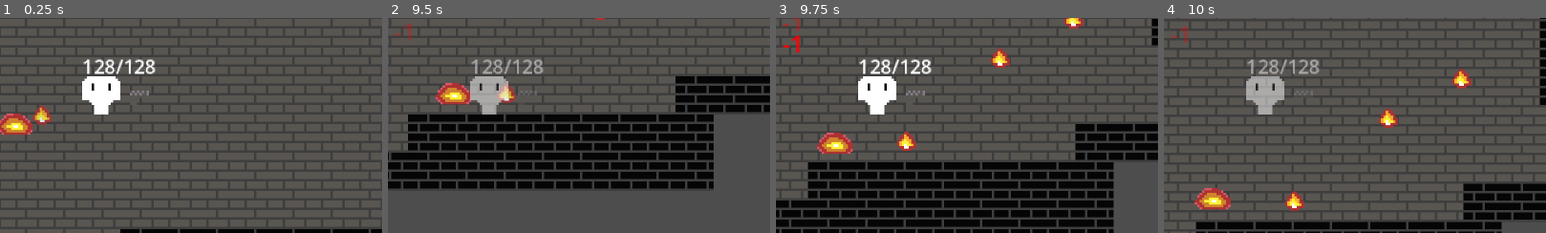
Above: before the commit, frames 1-4 (left to right).
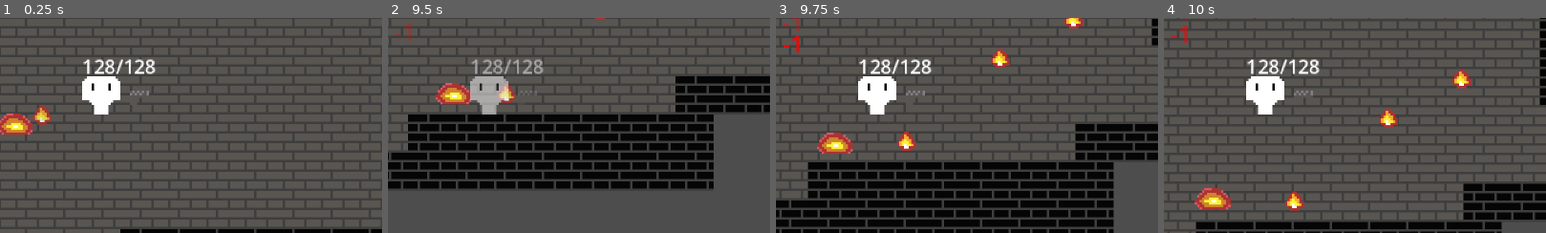
Above: after the commit, the same moments.

Repository: Kimbix/gun-factory-game
Game: Godot game, scene res://main.tscn
Same seed, same stepped clock (60 frames per second), same inputs: the game is played once before the commit and once after it.
Inputs (mouse positions are % of the whole screen's width and height, from its top left):
- Up to frame 1 (0.25 s): no input
- Up to frame 2 (9.5 s): tap Enter at 0.5, 8.85 s; move the mouse to (72, 45) at 0.52 s; press the mouse at (72, 45) at 0.53 s; hold D (move_right) 0.53-1.28 s; move the mouse to (30, 55) at 1.27 s; release the mouse at (30, 55) at 1.28 s; hold S (move_down) 1.28-2.03 s; tap E (interact) at 1.35 s; move the mouse to (60, 28) at 2.02 s; hold D (move_right) 2.03-2.78 s; tap 1 at 2.1 s; tap Space at 2.75 s; move the mouse to (45, 70) at 2.77 s; hold W (move_up) 2.78-3.53 s; tap 2 at 2.85 s; move the mouse to (80, 65) at 3.52 s; hold A (move_left) 3.53-5.03 s; tap 3 at 3.6 s; move the mouse to (20, 35) at 4.27 s; tap 4 at 4.35 s; move the mouse to (55, 50) at 5.02 s; hold S (move_down) 5.03-5.78 s; tap 5 at 5.1 s; move the mouse to (35, 25) at 5.77 s; hold D (move_right) 5.78-6.53 s; tap 6 at 5.85 s; move the mouse to (72, 45) at 6.52 s; hold W (move_up) 6.53-7.28 s; tap 7 at 6.6 s; move the mouse to (30, 55) at 7.27 s; hold D (move_right) 7.28-8.03 s; tap 8 at 7.35 s; move the mouse to (60, 28) at 8.02 s; hold S (move_down) 8.03-8.78 s; tap R at 8.1 s; move the mouse to (45, 70) at 8.77 s; hold A (move_left) from 8.78 s (still down)
- Up to frame 3 (9.75 s): move the mouse to (80, 65) at 9.52 s; release A (move_left) at 9.53 s; hold W (move_up) from 9.53 s (still down); tap Keypad Enter at 9.6 s
- Up to frame 4 (10 s): keep holding W (move_up)
The pictures show only the part of the screen within x 37-87%, y 32-82%; the shares and areas given below are measured in that part.

Frames 1-3 are identical in both runs. In frame 4, 2.1% of the frame differs, in the area x 2-41%, y 3-45%.
Error after the commit: Parse Error: Identifier "PROCESS_MODE_WHEN_EMPTY" not declared in the current scope. (res://scripts/enemies/components/hit_flash.gd:12)

Commit message:
extract HitFlash component; remove all inline hit flash and contact damage from enemy scripts

Diff:
--- a/chase_enemy.tscn
+++ b/chase_enemy.tscn
@@ -4,6 +4,7 @@
 [ext_resource type="Script" uid="uid://8f3oh400dxsn" path="res://scripts/enemies/chase_enemy.gd" id="2"]
 [ext_resource type="Script" path="res://scripts/enemies/components/contact_damage.gd" id="3"]
 [ext_resource type="Script" path="res://scripts/enemies/components/spawn_coins_on_death.gd" id="4"]
+[ext_resource type="Script" path="res://scripts/enemies/components/hit_flash.gd" id="5"]
 
 [sub_resource type="RectangleShape2D" id="RectShape"]
 size = Vector2(14, 8)
@@ -23,3 +24,6 @@
 
 [node name="SpawnCoinsOnDeath" type="Node" parent="."]
 script = ExtResource("4")
+
+[node name="HitFlash" type="Node" parent="."]
+script = ExtResource("5")
--- a/magic_enemy.tscn
+++ b/magic_enemy.tscn
@@ -3,6 +3,8 @@
 [ext_resource type="Texture2D" path="res://assets/entities/spr_magicEnemy.png" id="1"]
 [ext_resource type="Script" path="res://scripts/enemies/magic_enemy.gd" id="2"]
 [ext_resource type="Script" path="res://scripts/enemies/components/spawn_coins_on_death.gd" id="3"]
+[ext_resource type="Script" path="res://scripts/enemies/components/contact_damage.gd" id="4"]
+[ext_resource type="Script" path="res://scripts/enemies/components/hit_flash.gd" id="5"]
 
 [sub_resource type="RectangleShape2D" id="RectShape"]
 size = Vector2(16, 16)
@@ -20,3 +22,9 @@
 
 [node name="SpawnCoinsOnDeath" type="Node" parent="."]
 script = ExtResource("3")
+
+[node name="ContactDamage" type="Node" parent="."]
+script = ExtResource("4")
+
+[node name="HitFlash" type="Node" parent="."]
+script = ExtResource("5")
--- a/scripts/enemies/base_enemy.gd
+++ b/scripts/enemies/base_enemy.gd
@@ -8,7 +8,6 @@
 
 var health: float
 var player: Node2D
-var _hit_flash_timer: float = 0.0
 
 
 func _ready() -> void:
@@ -35,7 +34,6 @@
 func hit(stats: Dictionary) -> void:
 	var dmg: float = stats.get("damage", 1.0) + stats.get("damage_bonus", 0.0)
 	health -= dmg
-	_hit_flash_timer = 0.15
 	was_hit.emit(dmg)
 	if health <= 0.0:
 		call_deferred(&"_die")
@@ -44,11 +42,3 @@
 func _die() -> void:
 	died.emit()
 	queue_free()
-
-
-func _update_hit_flash(delta: float) -> void:
-	if _hit_flash_timer > 0.0:
-		_hit_flash_timer -= delta
-		modulate = Color.WHITE.lerp(Color.RED, _hit_flash_timer / 0.15)
-	elif modulate != Color.WHITE:
-		modulate = Color.WHITE
--- a/scripts/enemies/chase_enemy.gd
+++ b/scripts/enemies/chase_enemy.gd
@@ -9,8 +9,6 @@
 
 
 func _physics_process(delta: float) -> void:
-	_update_hit_flash(delta)
-
 	if player == null:
 		return
 
--- /dev/null
+++ b/scripts/enemies/components/hit_flash.gd
@@ -0,0 +1,34 @@
+class_name HitFlash
+extends Node
+
+var _timer: float = 0.0
+
+
+func _ready() -> void:
+	var enemy := get_parent() as BaseEnemy
+	if enemy != null:
+		enemy.was_hit.connect(_on_hit)
+		enemy.ready.connect(_sync_modulate, CONNECT_ONE_SHOT)
+	process_mode = PROCESS_MODE_WHEN_EMPTY
+
+
+func _sync_modulate() -> void:
+	var enemy := get_parent() as BaseEnemy
+	if enemy != null and enemy.modulate != Color.WHITE:
+		enemy.modulate = Color.WHITE
+
+
+func _on_hit(_amount: float) -> void:
+	_timer = 0.15
+
+
+func _process(delta: float) -> void:
+	if _timer <= 0.0:
+		return
+	_timer -= delta
+	var enemy := get_parent() as BaseEnemy
+	if enemy == null:
+		return
+	enemy.modulate = Color.WHITE.lerp(Color.RED, _timer / 0.15)
+	if _timer <= 0.0:
+		enemy.modulate = Color.WHITE
--- a/scripts/enemies/magic_enemy.gd
+++ b/scripts/enemies/magic_enemy.gd
@@ -5,10 +5,7 @@
 @export var slow_radius: float = 250.0
 
 var _gun: Node2D
-var _contact_timer: float = 0.0
 var _debuff_applied: bool = false
-
-const CONTACT_COOLDOWN := 0.5
 
 
 func _ready() -> void:
@@ -18,10 +15,6 @@
 
 
 func _physics_process(delta: float) -> void:
-	_update_hit_flash(delta)
-
-	_contact_timer = maxf(_contact_timer - delta, 0.0)
-
 	if player == null:
 		return
 
@@ -36,12 +29,6 @@
 		velocity = strafe * speed * side + dir.normalized() * speed * 0.3
 
 	move_and_slide()
-
-	for i in get_slide_collision_count():
-		var col := get_slide_collision(i)
-		if col.get_collider() is Player and _contact_timer <= 0.0:
-			_contact_timer = CONTACT_COOLDOWN
-			col.get_collider().take_damage(1.0)
 
 	if not _debuff_applied and dist <= slow_radius and _gun != null and _gun.has_method(&"apply_slow"):
 		_gun.apply_slow()
--- a/scripts/enemies/shoot_enemy.gd
+++ b/scripts/enemies/shoot_enemy.gd
@@ -15,8 +15,6 @@
 
 
 func _physics_process(delta: float) -> void:
-	_update_hit_flash(delta)
-
 	if player == null:
 		return
 
--- a/scripts/enemies/slime_enemy.gd
+++ b/scripts/enemies/slime_enemy.gd
@@ -4,12 +4,10 @@
 @export var speed: float = 50.0
 @export var fire_interval: float = 1.5
 
-var _contact_timer: float = 0.0
 var _direction_timer: float = 0.0
 var _fire_timer: float = 0.0
 var _move_dir: Vector2
 
-const CONTACT_COOLDOWN := 0.5
 const DIRECTION_CHANGE := 2.0
 const SLIME_FIRE := preload("res://slime_fire.tscn")
 
@@ -25,9 +23,6 @@
 
 
 func _physics_process(delta: float) -> void:
-	_update_hit_flash(delta)
-
-	_contact_timer = maxf(_contact_timer - delta, 0.0)
 	_fire_timer -= delta
 	_direction_timer -= delta
 
@@ -40,12 +35,6 @@
 
 	if _move_dir.length() > 0.0 and get_slide_collision_count() > 0:
 		_move_dir = -_move_dir
-
-	for i in get_slide_collision_count():
-		var col := get_slide_collision(i)
-		if col.get_collider() is Player and _contact_timer <= 0.0:
-			_contact_timer = CONTACT_COOLDOWN
-			col.get_collider().take_damage(1.0)
 
 	if _fire_timer <= 0.0:
 		_fire_timer = fire_interval + randf_range(-0.3, 0.3)
--- a/shoot_enemy.tscn
+++ b/shoot_enemy.tscn
@@ -3,6 +3,7 @@
 [ext_resource type="Texture2D" path="res://assets/entities/spr_shootEnemy.png" id="1"]
 [ext_resource type="Script" path="res://scripts/enemies/shoot_enemy.gd" id="2"]
 [ext_resource type="Script" path="res://scripts/enemies/components/spawn_coins_on_death.gd" id="3"]
+[ext_resource type="Script" path="res://scripts/enemies/components/hit_flash.gd" id="4"]
 
 [sub_resource type="RectangleShape2D" id="RectShape"]
 size = Vector2(16, 16)
@@ -20,3 +21,6 @@
 
 [node name="SpawnCoinsOnDeath" type="Node" parent="."]
 script = ExtResource("3")
+
+[node name="HitFlash" type="Node" parent="."]
+script = ExtResource("4")
--- a/slime_enemy.tscn
+++ b/slime_enemy.tscn
@@ -3,6 +3,8 @@
 [ext_resource type="Texture2D" path="res://assets/entities/spr_slimeEnemy.png" id="1"]
 [ext_resource type="Script" path="res://scripts/enemies/slime_enemy.gd" id="2"]
 [ext_resource type="Script" path="res://scripts/enemies/components/spawn_coins_on_death.gd" id="3"]
+[ext_resource type="Script" path="res://scripts/enemies/components/contact_damage.gd" id="4"]
+[ext_resource type="Script" path="res://scripts/enemies/components/hit_flash.gd" id="5"]
 
 [sub_resource type="RectangleShape2D" id="RectShape"]
 size = Vector2(16, 16)
@@ -20,3 +22,9 @@
 
 [node name="SpawnCoinsOnDeath" type="Node" parent="."]
 script = ExtResource("3")
+
+[node name="ContactDamage" type="Node" parent="."]
+script = ExtResource("4")
+
+[node name="HitFlash" type="Node" parent="."]
+script = ExtResource("5")
--- a/snake_enemy.tscn
+++ b/snake_enemy.tscn
@@ -4,6 +4,7 @@
 [ext_resource type="Script" path="res://scripts/enemies/chase_enemy.gd" id="2"]
 [ext_resource type="Script" path="res://scripts/enemies/components/contact_damage.gd" id="3"]
 [ext_resource type="Script" path="res://scripts/enemies/components/spawn_coins_on_death.gd" id="4"]
+[ext_resource type="Script" path="res://scripts/enemies/components/hit_flash.gd" id="5"]
 
 [sub_resource type="RectangleShape2D" id="RectShape"]
 size = Vector2(16, 16)
@@ -24,3 +25,6 @@
 
 [node name="SpawnCoinsOnDeath" type="Node" parent="."]
 script = ExtResource("4")
+
+[node name="HitFlash" type="Node" parent="."]
+script = ExtResource("5")
--- a/snake_spawner.tscn
+++ b/snake_spawner.tscn
@@ -3,6 +3,7 @@
 [ext_resource type="Texture2D" path="res://assets/entities/spr_snakeSpawner.png" id="1"]
 [ext_resource type="Script" path="res://scripts/enemies/snake_spawner.gd" id="2"]
 [ext_resource type="Script" path="res://scripts/enemies/components/spawn_coins_on_death.gd" id="3"]
+[ext_resource type="Script" path="res://scripts/enemies/components/hit_flash.gd" id="4"]
 
 [sub_resource type="RectangleShape2D" id="RectShape"]
 size = Vector2(20, 20)
@@ -22,3 +23,6 @@
 min_coins = 3
 max_coins = 5
 script = ExtResource("3")
+
+[node name="HitFlash" type="Node" parent="."]
+script = ExtResource("4")
